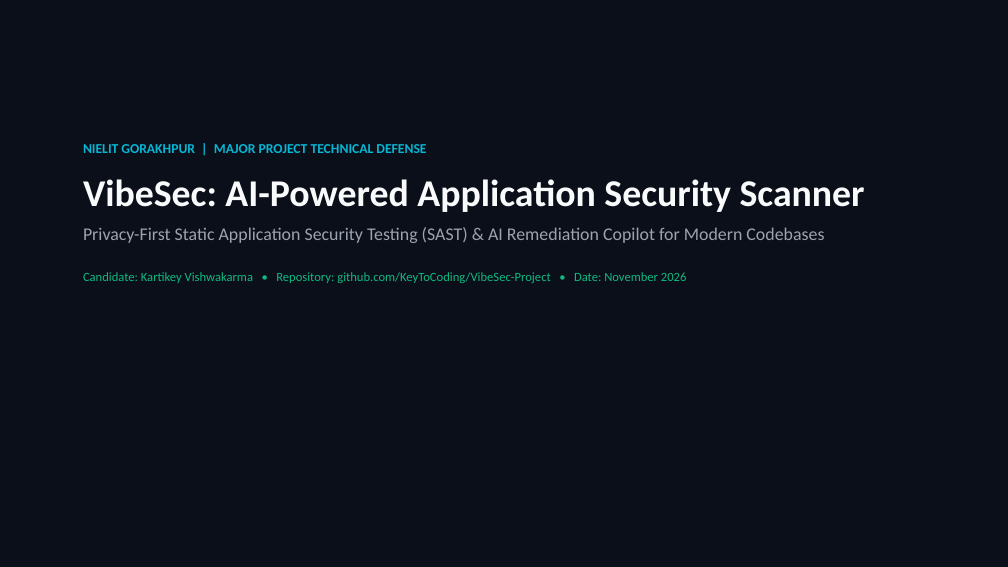
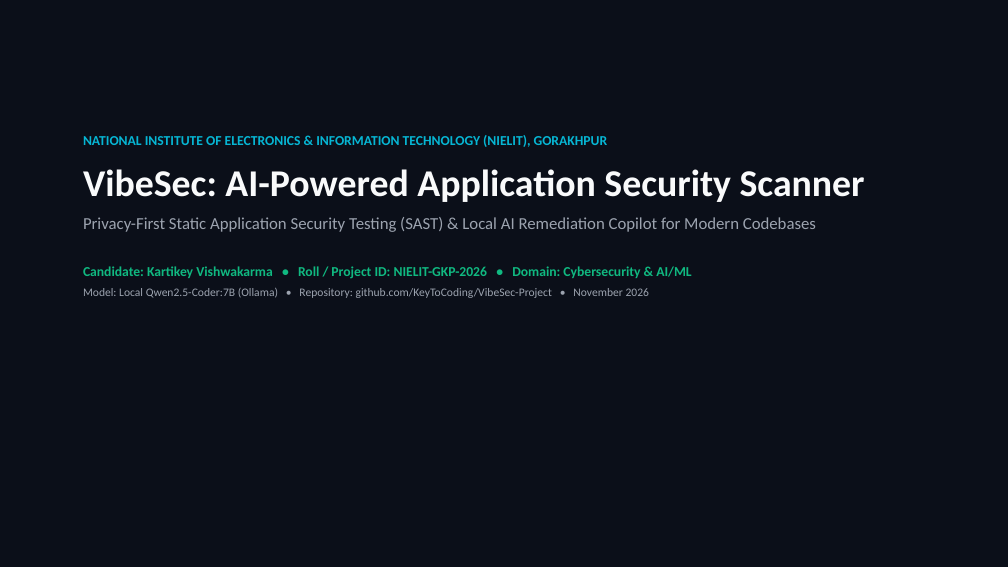
Before and after one commit to KeyToCoding/VibeSec-Project, a slide deck: slide 1 of docs/VibeSec_Final_Project_Presentation.pptx. Drawn at 1008x567 pixels with LibreOffice and Linux fonts; fonts in the diff are those of the drawing. Boxes give left, top, right and bottom in pixels: in the first picture for what was removed or moved away, otherwise in the second. Text is boxed around its words. In the diff, an @@ line names an element or a change of style, - is before the commit and + after.

```diff
--- a/docs/VibeSec_Final_Project_Presentation.pptx
+++ b/docs/VibeSec_Final_Project_Presentation.pptx
@@ text "NATIONAL INSTITUTE OF ELECTRONICS & ...": place and size @@
-text "NATIONAL INSTITUTE OF ELECTRONICS & ..." at [83,144,865,283]
+text "NATIONAL INSTITUTE OF ELECTRONICS & ..." at [83,135,865,298]
@@ text at [83,135,608,147]: text changed @@
-NIELIT GORAKHPUR | MAJOR PROJECT TECHNICAL DEFENSE
+NATIONAL INSTITUTE OF ELECTRONICS & INFORMATION TECHNOLOGY (NIELIT), GORAKHPUR
@@ text at [83,217,816,298]: text changed; size 12 to 11 pt; text colour #10B981 to #9CA3AF @@
-Privacy-First Static Application Security Testing (SAST) & AI Remediation Copilot for Modern Codebases
-Candidate: Kartikey Vishwakarma • Repository: github.com/KeyToCoding/VibeSec-Project • Date: November 2026
+Privacy-First Static Application Security Testing (SAST) & Local AI Remediation Copilot for Modern Codebases
+Candidate: Kartikey Vishwakarma • Roll / Project ID: NIELIT-GKP-2026 • Domain: Cybersecurity & AI/ML
+Model: Local Qwen2.5-Coder:7B (Ollama) • Repository: github.com/KeyToCoding/VibeSec-Project • November 2026
```
Also in this commit, not shown: 3 other slides changed, 14 slides added, 11 slides removed, 34 other files.
